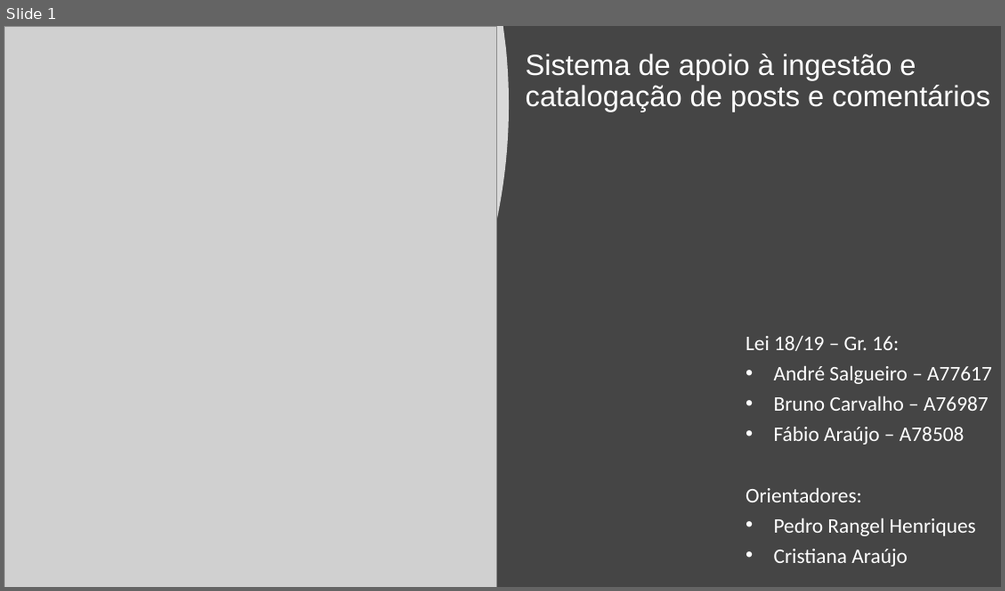
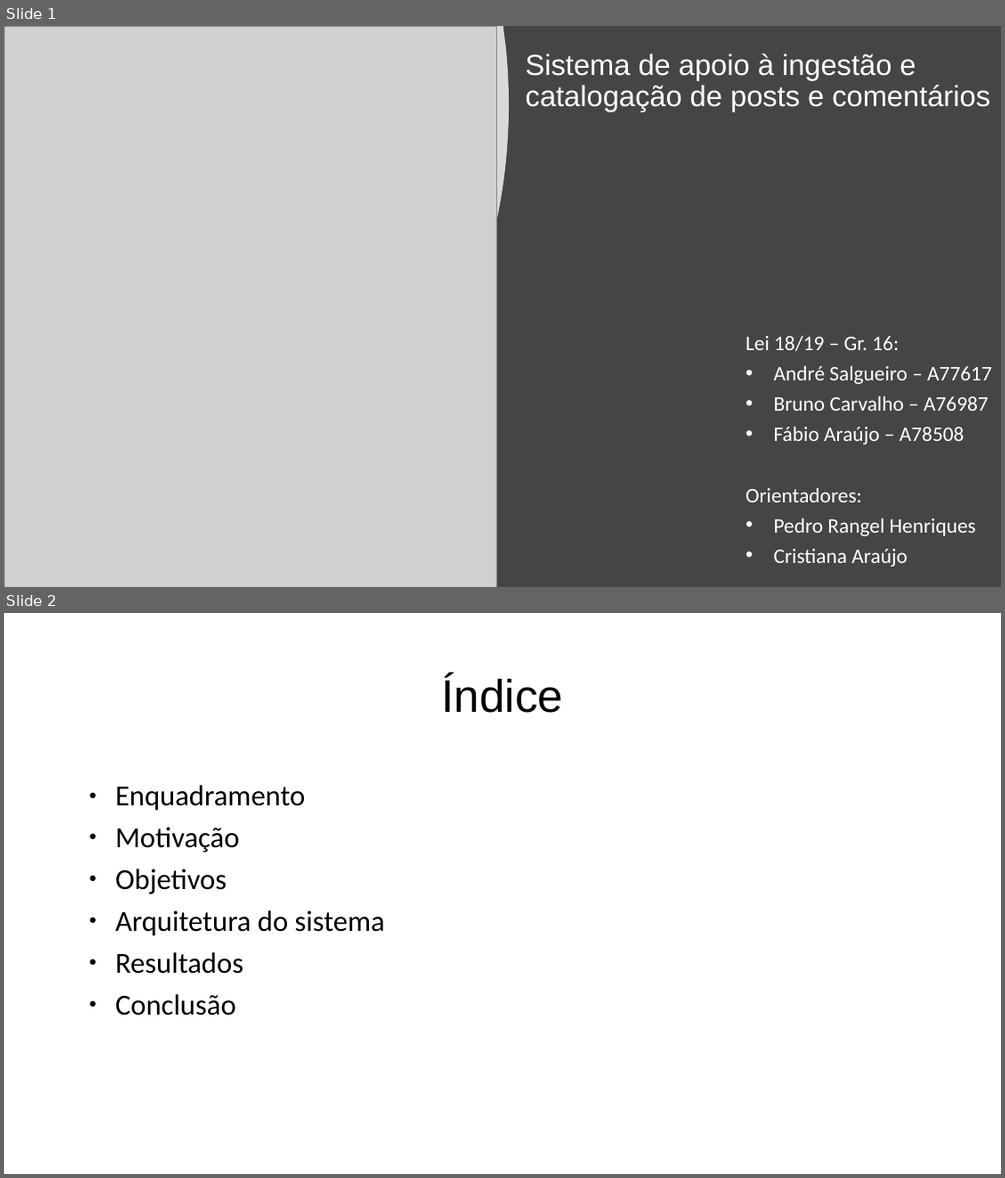
Before and after one commit to BrunoCarvalho017/LEI, a slide deck: Apresentacao/apr1.pptx. Shown one above the other, each under a label of ours: slide 1 before the commit, slides 1 and 2 after it. The pictures are 1005x591 and 1005x1178 pixels, drawn with LibreOffice and Linux fonts; fonts in the diff are those of the drawing; grey boxes stand for pictures. Boxes give left, top, right and bottom in pixels: in the first picture for what was removed or moved away, otherwise in the second. Text is boxed around its words. In the diff, an @@ line names an element or a change of style, - is before the commit and + after.

Commit message:
ppt organizaocao

```diff
--- a/Apresentacao/apr1.pptx
+++ b/Apresentacao/apr1.pptx
@@ slide 2 added at (x1=4, y1=613, x2=1001, y2=1174), background #FFFFFF @@
@@ title added at (x1=441, y1=675, x2=563, y2=713), 44 pt, text #000000 @@
+Índice
@@ text added at (x1=115, y1=785, x2=385, y2=1015), 28 pt, text #000000 @@
+● Enquadramento
+● Motivação
+● Objetivos
+● Arquitetura do sistema
+● Resultados
+● Conclusão
```
Also in this commit, not shown: 1 other file.
